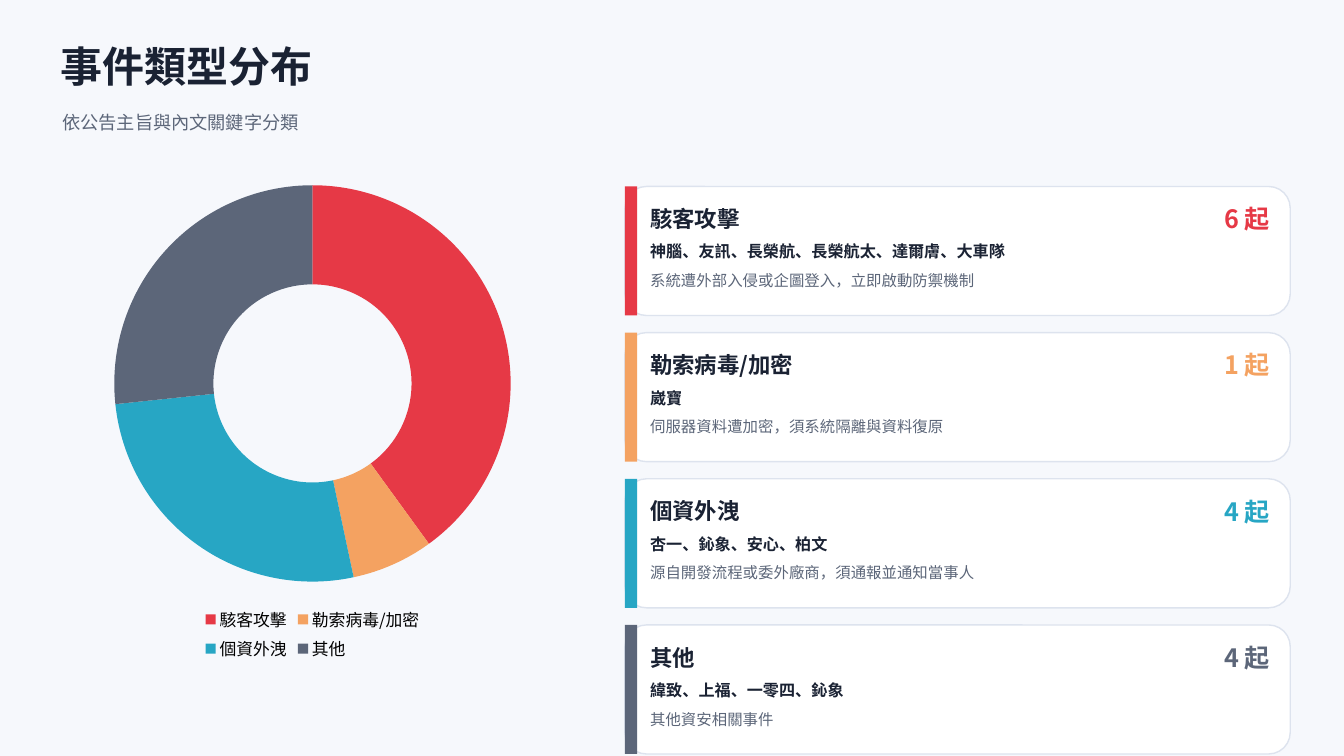
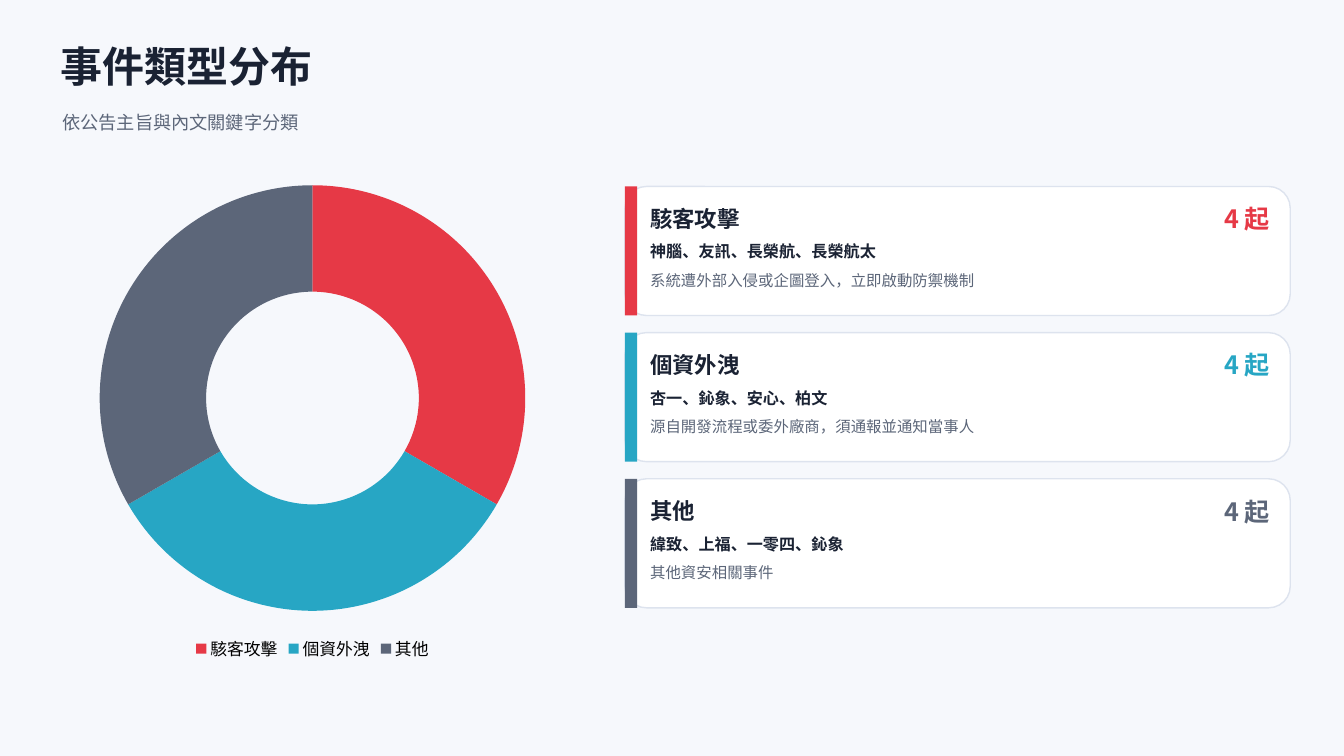
Before and after one commit to Johnnylin77/mops-isec-monitor, a slide deck: slide 3 of 資安事件因應分析.pptx. Drawn at 1344x756 pixels with LibreOffice and Linux fonts; fonts in the diff are those of the drawing. Boxes give left, top, right and bottom in pixels: in the first picture for what was removed or moved away, otherwise in the second. Text is boxed around its words. In the diff, an @@ line names an element or a change of style, - is before the commit and + after.

```diff
--- a/資安事件因應分析.pptx
+++ b/資安事件因應分析.pptx
@@ doughnut chart at <box>50,171,575,665</box> @@
-categories: 駭客攻擊, 勒索病毒/加密, 個資外洩, 其他
+categories: 駭客攻擊, 個資外洩, 其他
-Series 1: 40, 7, 27, 27
+Series 1: 33, 33, 33
@@ text at <box>1224,206,1270,231</box>: text changed @@
-6 起
+4 起
@@ text at <box>650,243,876,259</box>: text changed @@
-神腦、友訊、長榮航、長榮航太、達爾膚、大車隊
+神腦、友訊、長榮航、長榮航太
@@ rectangle at <box>625,333,637,462</box>: fill #F4A261 to #27A6C4 @@
@@ text at <box>650,354,739,375</box>: text changed @@
-勒索病毒/加密
+個資外洩
@@ text at <box>1224,352,1270,377</box>: text changed; text colour #F4A261 to #27A6C4 @@
-1 起
+4 起
@@ text at <box>650,390,827,406</box>: text changed @@
-崴寶
+杏一、鈊象、安心、柏文
@@ text at <box>650,419,974,434</box>: text changed @@
-伺服器資料遭加密，須系統隔離與資料復原
+源自開發流程或委外廠商，須通報並通知當事人
@@ rectangle at <box>625,479,637,608</box>: fill #27A6C4 to #5C6679 @@
@@ text at <box>650,500,695,521</box>: text changed @@
-個資外洩
+其他
@@ text "4 起" at <box>1224,500,1270,524</box>: text colour #27A6C4 to #5C6679 @@
@@ text at <box>650,536,843,552</box>: text changed @@
-杏一、鈊象、安心、柏文
+緯致、上福、一零四、鈊象
@@ text at <box>650,565,773,580</box>: text changed @@
-源自開發流程或委外廠商，須通報並通知當事人
+其他資安相關事件
@@ rounded rectangle removed at <box>625,625,1291,754</box> @@
@@ rectangle removed at <box>625,625,637,754</box> @@
@@ text removed at <box>650,647,695,668</box> @@
-其他
@@ text removed at <box>1224,646,1270,670</box> @@
-4 起
@@ text removed at <box>650,682,843,698</box> @@
-緯致、上福、一零四、鈊象
@@ text removed at <box>650,712,773,727</box> @@
-其他資安相關事件
```
Also in this commit, not shown: 3 other slides changed, 1 slide removed, 2 other files.
